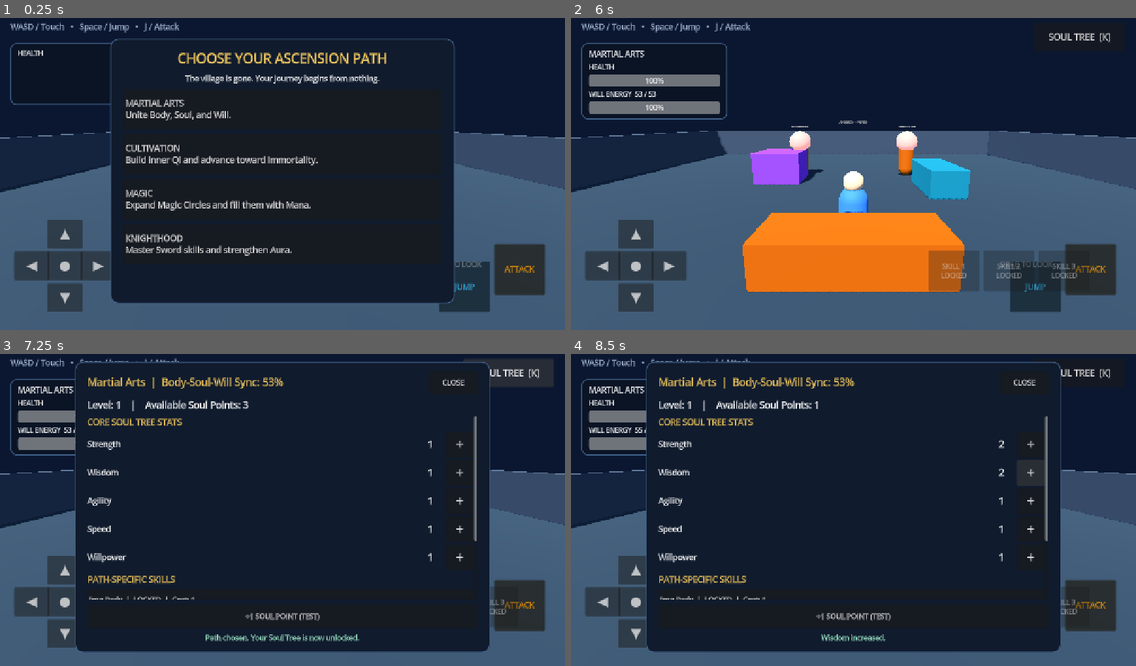
Above: before the commit, frames 1-4 (two rows, left to right).
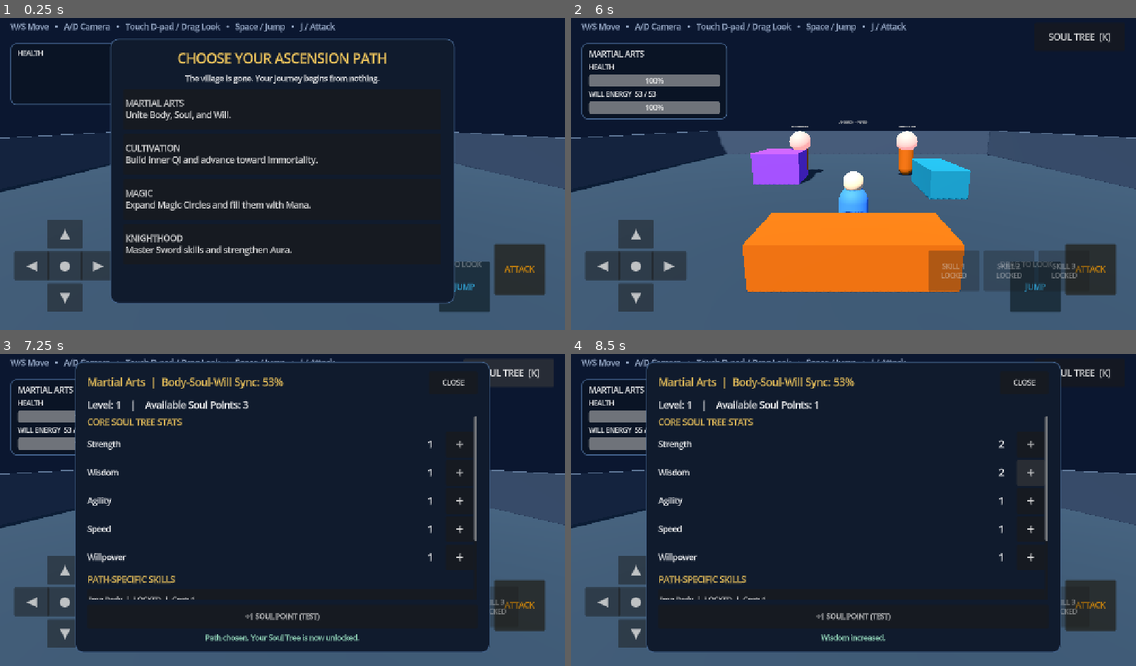
Above: after the commit, the same moments.

Repository: Hamody44/convergence-of-worlds
Game: Godot game, scene res://scenes/main.tscn
The game is run twice, just before and just after one commit, with the same random seed, the same clock (stepped at 60 frames per second) and the same inputs.
Inputs:
- Up to frame 1 (0.25 s): no input
- Up to frame 2 (6 s): click "▲" at 0.5 s; click "◀" at 1.25 s; click "●" at 2 s; click "▶" at 2.75 s; click "▼" at 3.5 s; click "JUMP" at 4.25 s; click "ATTACK" at 5 s; click "MARTIAL ARTS Unite Body, Soul…" at 5.75 s
- Up to frame 3 (7.25 s): click "SOUL TREE [K]" at 6.5 s
- Up to frame 4 (8.5 s): click "+" at 7.25 s; click "+" at 8 s

The runs differ from the first frame. In frame 1, 0.7% of the frame differs, in the area x 3-60%, y 1-5%; in frame 2, 0.7%; in frame 3, 0.3%; in frame 4, 0.3%.

Commit message:
Map A and D to camera rotation

Diff:
--- a/scripts/player.gd
+++ b/scripts/player.gd
@@ -10,6 +10,7 @@
 const CAMERA_DISTANCE: float = 7.5
 const CAMERA_HEIGHT: float = 2.4
 const CAMERA_SENSITIVITY: float = 0.012
+const KEYBOARD_CAMERA_TURN_SPEED: float = 2.4
 const BASE_JUMP_VELOCITY: float = 7.0
 const PROJECTILE_SCRIPT := preload("res://scripts/combat_projectile.gd")
 
@@ -127,6 +128,14 @@
 
 func _physics_process(delta: float) -> void:
 	_update_combat_timers(delta)
+	var camera_turn := 0.0
+	if Input.is_action_pressed("move_left"):
+		camera_turn -= 1.0
+	if Input.is_action_pressed("move_right"):
+		camera_turn += 1.0
+	if not is_zero_approx(camera_turn):
+		camera_yaw += camera_turn * KEYBOARD_CAMERA_TURN_SPEED * delta
+		_apply_camera_rotation()
 	var input_vector := _get_movement_input()
 	# Use the player's local axes for deterministic controls.
 	# W/Up = local -Z, S/Down = local +Z, A/Left = local -X, D/Right = local +X.
@@ -163,10 +172,6 @@
 func _get_movement_input() -> Vector2:
 	# Use explicit signs: W/Up = forward, S/Down = backward.
 	var keyboard := Vector2.ZERO
-	if Input.is_action_pressed("move_left"):
-		keyboard.x -= 1.0
-	if Input.is_action_pressed("move_right"):
-		keyboard.x += 1.0
 	if Input.is_action_pressed("move_forward"):
 		keyboard.y += 1.0
 	if Input.is_action_pressed("move_backward"):
--- a/ui/touch_ui.gd
+++ b/ui/touch_ui.gd
@@ -21,7 +21,7 @@
 	add_child(root)
 
 	var hint := Label.new()
-	hint.text = "WASD / Touch   •   Space / Jump   •   J / Attack"
+	hint.text = "W/S Move   •   A/D Camera   •   Touch D-pad / Drag Look   •   Space / Jump   •   J / Attack"
 	hint.position = Vector2(24.0, 20.0)
 	hint.add_theme_color_override("font_color", Color(0.8, 0.88, 1.0, 0.8))
 	hint.add_theme_font_size_override("font_size", 18)
Not shown, changed: phase_update.zip
